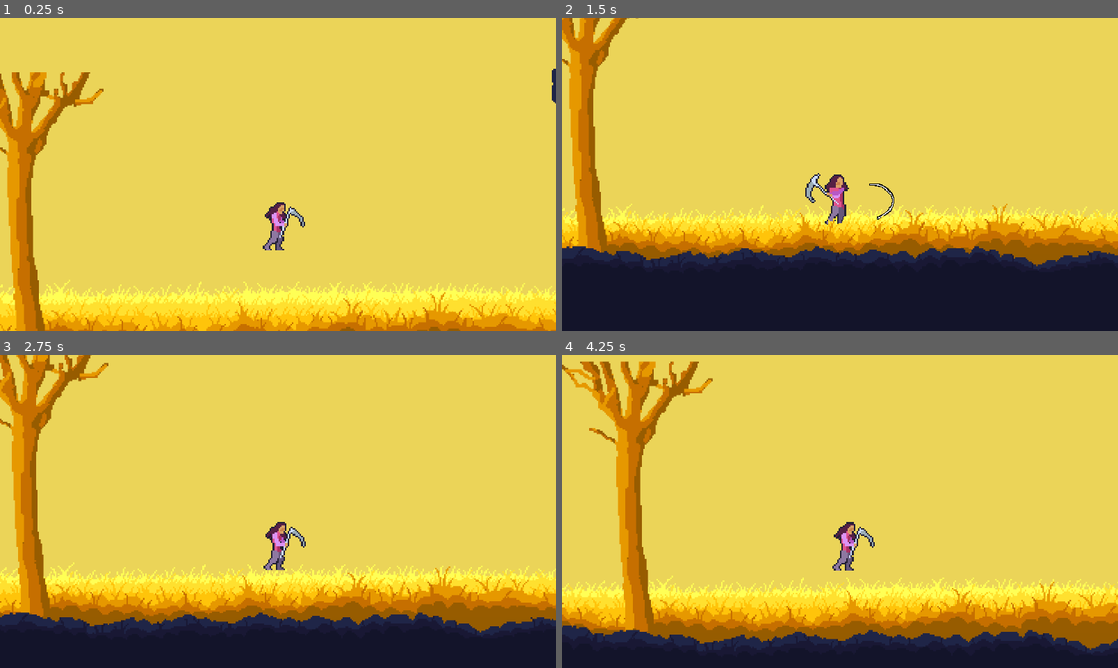
Above: before the commit, frames 1-4 (two rows, left to right).
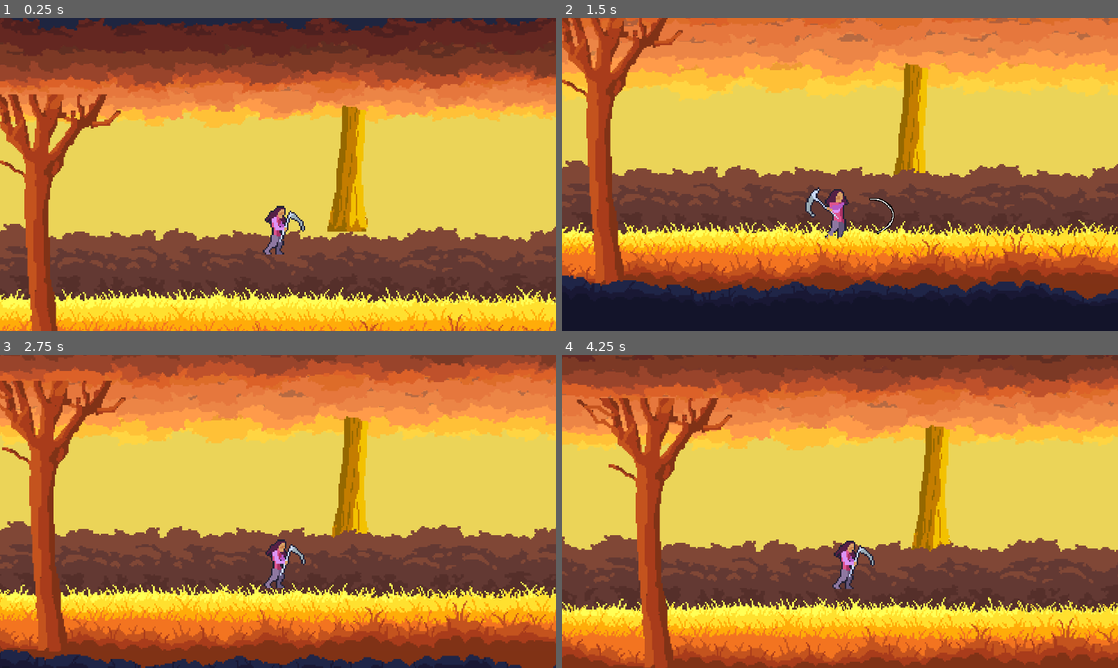
Above: after the commit, the same moments.

Repository: LordRevan36/software_development_platformer
Game: Godot game, scene res://main.tscn
Two runs of this game, one before a commit and one after it. Both use one fixed random seed, a clock stepped at 60 frames per second and the inputs below.
Inputs:
- Up to frame 1 (0.25 s): no input
- Up to frame 2 (1.5 s): hold E (FlipRight) from 0.53 s (still down); tap Z (Attack 1) at 0.6, 1.35 s; tap W (Up) at 0.77 s
- Up to frame 3 (2.75 s): tap W (Up) at 1.52 s; release E (FlipRight) at 2.03 s; hold Q (FlipLeft) from 2.03 s (still down); tap Z (Attack 1) at 2.1 s
- Up to frame 4 (4.25 s): release Q (FlipLeft) at 2.78 s; hold E (FlipRight) from 2.78 s (still down); tap Z (Attack 1) at 2.85, 3.6 s; tap W (Up) at 3.02, 3.77 s

The runs differ from the first frame. In frame 1, 64% of the frame differs, in the area x 0-100%, y 0-100%; in frame 2, 63%; in frame 3, 72%; in frame 4, 72%.

Commit message:
parallax pushing
pushing parallax to its limits to try and create a 3d canopy. i used whatever assets i had on hand so its not perfect, but it gets across the gist of the effect.

Diff:
--- a/software-development-platformer/Player/player.tscn
+++ b/software-development-platformer/Player/player.tscn
@@ -144,10 +144,6 @@
 atlas = ExtResource("2_gwnis")
 region = Rect2(0, 1344, 224, 224)
 
-[sub_resource type="AtlasTexture" id="AtlasTexture_pisgm"]
-atlas = ExtResource("2_gwnis")
-region = Rect2(0, 0, 224, 224)
-
 [sub_resource type="AtlasTexture" id="AtlasTexture_maysp"]
 atlas = ExtResource("2_gwnis")
 region = Rect2(1120, 672, 224, 224)
@@ -294,28 +290,28 @@
 "speed": 6.0
 }, {
 "frames": [{
-"duration": 1.0,
+"duration": 1.33,
 "texture": SubResource("AtlasTexture_i4o1l")
 }, {
-"duration": 1.0,
+"duration": 1.33,
 "texture": SubResource("AtlasTexture_j2n6q")
 }, {
-"duration": 1.0,
+"duration": 1.33,
 "texture": SubResource("AtlasTexture_c6x0f")
 }, {
-"duration": 1.0,
+"duration": 1.33,
 "texture": SubResource("AtlasTexture_jp1hh")
 }, {
-"duration": 1.0,
+"duration": 1.33,
 "texture": SubResource("AtlasTexture_qs4pp")
 }, {
-"duration": 1.0,
+"duration": 1.33,
 "texture": SubResource("AtlasTexture_iyprq")
 }, {
-"duration": 1.0,
+"duration": 1.33,
 "texture": SubResource("AtlasTexture_f4lon")
 }, {
-"duration": 1.0,
+"duration": 1.33,
 "texture": SubResource("AtlasTexture_8ynux")
 }],
 "loop": false,
@@ -343,11 +339,8 @@
 "duration": 1.0,
 "texture": SubResource("AtlasTexture_dkpta")
 }, {
-"duration": 1.0,
+"duration": 4.0,
 "texture": SubResource("AtlasTexture_lfmf2")
-}, {
-"duration": 1.0,
-"texture": SubResource("AtlasTexture_pisgm")
 }],
 "loop": false,
 "name": &"jump",
--- a/software-development-platformer/camera.gd
+++ b/software-development-platformer/camera.gd
@@ -10,4 +10,4 @@
 
 # Called every frame. 'delta' is the elapsed time since the previous frame.
 func _process(delta: float) -> void:
-	offset = offset.lerp(player.velocity/1.5+Vector2(0,-50), delta * lerp_speed)
+	offset = offset.lerp(player.velocity/1.5+Vector2(0,-100), delta * lerp_speed)
--- a/software-development-platformer/main.tscn
+++ b/software-development-platformer/main.tscn
@@ -1,5 +1,6 @@
-[gd_scene load_steps=9 format=3 uid="uid://0innvfg1noyr"]
-
+[gd_scene load_steps=10 format=3 uid="uid://0innvfg1noyr"]
+
+[ext_resource type="Texture2D" uid="uid://ctk8ibr44c642" path="res://Assets/Forest/Bush.png" id="1_5vw27"]
 [ext_resource type="PackedScene" uid="uid://cy1vyx88wgg4v" path="res://Player/player.tscn" id="1_bo1nx"]
 [ext_resource type="PackedScene" uid="uid://c6lcnacw8vw5s" path="res://platform.tscn" id="2_8gbba"]
 [ext_resource type="Script" uid="uid://do5bugkt41qkv" path="res://camera.gd" id="2_jjvhh"]
@@ -15,18 +16,130 @@
 
 [node name="BackParallax" type="Node2D" parent="."]
 
-[node name="BackMidground" type="Parallax2D" parent="BackParallax"]
+[node name="Background" type="Node2D" parent="BackParallax"]
+
+[node name="Parallax2d" type="Parallax2D" parent="BackParallax/Background"]
+scroll_scale = Vector2(0.3, 0.3)
+scroll_offset = Vector2(-5, 192)
+repeat_size = Vector2(2560, 0)
+repeat_times = 3
+
+[node name="Canopy" type="Sprite2D" parent="BackParallax/Background/Parallax2d"]
+modulate = Color(3.1915548, 2.999711, 1.2243794, 1)
+position = Vector2(-192, -145)
+scale = Vector2(-1, -1)
+texture = ExtResource("1_5vw27")
+
+[node name="Background2" type="Node2D" parent="BackParallax"]
+
+[node name="Parallax2d" type="Parallax2D" parent="BackParallax/Background2"]
+scroll_scale = Vector2(0.5, 0.5)
+scroll_offset = Vector2(-5, 192)
+repeat_size = Vector2(2560, 0)
+repeat_times = 3
+
+[node name="Canopy" type="Sprite2D" parent="BackParallax/Background2/Parallax2d"]
+modulate = Color(2.4092994, 2.7214386, 1.0234013, 1)
+position = Vector2(-248, -251)
+scale = Vector2(1, -1)
+texture = ExtResource("1_5vw27")
+
+[node name="Tree" type="Sprite2D" parent="BackParallax/Background2/Parallax2d"]
+modulate = Color(7.846067, 5.2258167, 0, 1)
+position = Vector2(1129, -341)
+scale = Vector2(-1, 1)
+texture = ExtResource("5_7mycd")
+
+[node name="Tree2" type="Sprite2D" parent="BackParallax/Background2/Parallax2d"]
+modulate = Color(7.846067, 5.2258167, 0, 1)
+position = Vector2(-1092, -308)
+texture = ExtResource("5_7mycd")
+
+[node name="Background3" type="Node2D" parent="BackParallax"]
+
+[node name="Parallax2d" type="Parallax2D" parent="BackParallax/Background3"]
+scroll_scale = Vector2(0.6, 0.6)
+scroll_offset = Vector2(-5, 192)
+repeat_size = Vector2(2560, 0)
+repeat_times = 3
+
+[node name="Canopy" type="Sprite2D" parent="BackParallax/Background3/Parallax2d"]
+modulate = Color(2.0418396, 2.1792493, 1.3619889, 1)
+position = Vector2(-88, -331)
+scale = Vector2(-1, -1)
+texture = ExtResource("1_5vw27")
+
+[node name="Background4" type="Node2D" parent="BackParallax"]
+
+[node name="Parallax2d" type="Parallax2D" parent="BackParallax/Background4"]
+scroll_scale = Vector2(0.7, 0.7)
+scroll_offset = Vector2(-5, 192)
+repeat_size = Vector2(2560, 0)
+repeat_times = 3
+
+[node name="Canopy" type="Sprite2D" parent="BackParallax/Background4/Parallax2d"]
+modulate = Color(1.8427947, 1.8695909, 1.2912447, 1)
+position = Vector2(-242, -410)
+scale = Vector2(1, -1)
+texture = ExtResource("1_5vw27")
+
+[node name="Background5" type="Node2D" parent="BackParallax"]
+
+[node name="Parallax2d" type="Parallax2D" parent="BackParallax/Background5"]
+scroll_scale = Vector2(0.8, 0.8)
+scroll_offset = Vector2(-5, 192)
+repeat_size = Vector2(2560, 0)
+repeat_times = 3
+
+[node name="Canopy" type="Sprite2D" parent="BackParallax/Background5/Parallax2d"]
+modulate = Color(1.7919996, 1.6732408, 1.1290661, 1)
+position = Vector2(-134, -496)
+scale = Vector2(-1, -1)
+texture = ExtResource("1_5vw27")
+
+[node name="Bushes" type="Node2D" parent="BackParallax"]
+
+[node name="Parallax2d" type="Parallax2D" parent="BackParallax/Bushes"]
+scroll_scale = Vector2(0.9, 0.9)
+scroll_offset = Vector2(-5, 192)
+repeat_size = Vector2(2560, 0)
+repeat_times = 3
+
+[node name="Bushes" type="Sprite2D" parent="BackParallax/Bushes/Parallax2d"]
+position = Vector2(-1142, 111)
+texture = ExtResource("1_5vw27")
+
+[node name="BushBottom" type="ColorRect" parent="BackParallax/Bushes/Parallax2d"]
+offset_left = -1305.0
+offset_top = 233.00002
+offset_right = 1238.0
+offset_bottom = 292.0
+scale = Vector2(1.6800048, 9.080003)
+color = Color(0.33333334, 0.18431373, 0.16862746, 1)
+metadata/_edit_use_anchors_ = true
+
+[node name="Canopy" type="Sprite2D" parent="BackParallax/Bushes/Parallax2d"]
+modulate = Color(1.7289262, 1.5196562, 0.7654416, 1)
+position = Vector2(-308, -584)
+scale = Vector2(1, -1)
+texture = ExtResource("1_5vw27")
+
+[node name="BackMidground" type="Node2D" parent="BackParallax"]
+position = Vector2(-6, 10)
+
+[node name="BackMidground" type="Parallax2D" parent="BackParallax/BackMidground"]
 scroll_scale = Vector2(0.95, 0.95)
-scroll_offset = Vector2(1, 18)
-repeat_size = Vector2(2560, 0)
-repeat_times = 3
-
-[node name="Sprite2D" type="Sprite2D" parent="BackParallax/BackMidground"]
+scroll_offset = Vector2(0, 14)
+repeat_size = Vector2(2560, 0)
+repeat_times = 3
+
+[node name="Grass" type="Sprite2D" parent="BackParallax/BackMidground/BackMidground"]
 modulate = Color(3.6413581, 2.464391, 0.89682823, 1)
 position = Vector2(-1140, -104)
+scale = Vector2(-1, 1)
 texture = ExtResource("4_272bh")
 
-[node name="ColorRect2" type="ColorRect" parent="BackParallax/BackMidground"]
+[node name="GrassBottom" type="ColorRect" parent="BackParallax/BackMidground/BackMidground"]
 offset_left = -1321.0
 offset_top = 306.0
 offset_right = 1222.0
@@ -34,6 +147,12 @@
 scale = Vector2(1.6800048, 9.080003)
 color = Color(1, 1, 0.33333334, 1)
 metadata/_edit_use_anchors_ = true
+
+[node name="Canopy" type="Sprite2D" parent="BackParallax/BackMidground/BackMidground"]
+modulate = Color(1.7210789, 1.3615835, 0.7426006, 1)
+position = Vector2(-449, -446)
+scale = Vector2(-1, -1)
+texture = ExtResource("1_5vw27")
 
 [node name="Player" parent="." instance=ExtResource("1_bo1nx")]
 
@@ -47,17 +166,19 @@
 
 [node name="FrontParallax" type="Node2D" parent="."]
 
-[node name="BackMidground" type="Parallax2D" parent="FrontParallax"]
+[node name="Main Layer" type="Node2D" parent="FrontParallax"]
+
+[node name="Main Layer" type="Parallax2D" parent="FrontParallax/Main Layer"]
 scroll_offset = Vector2(-2156, 23)
 repeat_size = Vector2(2560, 0)
 repeat_times = 3
 
-[node name="Sprite2D" type="Sprite2D" parent="FrontParallax/BackMidground"]
+[node name="Grass" type="Sprite2D" parent="FrontParallax/Main Layer/Main Layer"]
 modulate = Color(1.3285676, 0.9534372, 0.4952448, 1)
 position = Vector2(-1140, -116)
 texture = ExtResource("4_272bh")
 
-[node name="ColorRect2" type="ColorRect" parent="FrontParallax/BackMidground"]
+[node name="BottomGrass" type="ColorRect" parent="FrontParallax/Main Layer/Main Layer"]
 offset_left = -1321.0
 offset_top = 294.0
 offset_right = 1222.0
@@ -66,67 +187,126 @@
 color = Color(1, 0.8784314, 0.1882353, 1)
 metadata/_edit_use_anchors_ = true
 
-[node name="BackMidground2" type="Parallax2D" parent="FrontParallax"]
+[node name="Canopy" type="Sprite2D" parent="FrontParallax/Main Layer/Main Layer"]
+modulate = Color(1.4957577, 1.1363391, 0.7985637, 1)
+position = Vector2(-527, -487)
+scale = Vector2(1, -1)
+texture = ExtResource("1_5vw27")
+
+[node name="Midground2" type="Node2D" parent="FrontParallax"]
+position = Vector2(1825, 26)
+
+[node name="Midground2" type="Parallax2D" parent="FrontParallax/Midground2"]
+scale = Vector2(-1, 1)
 scroll_scale = Vector2(1.05, 1.05)
-scroll_offset = Vector2(-1825, 26)
-repeat_size = Vector2(2560, 0)
-repeat_times = 3
-
-[node name="Sprite2D" type="Sprite2D" parent="FrontParallax/BackMidground2"]
-modulate = Color(1.1146151, 0.8355388, 0.10425563, 1)
+repeat_size = Vector2(2560, 0)
+repeat_times = 3
+
+[node name="Grass" type="Sprite2D" parent="FrontParallax/Midground2/Midground2"]
+modulate = Color(1.114582, 0.7333345, 0.10142933, 1)
 position = Vector2(-1140, -116)
 texture = ExtResource("4_272bh")
 
-[node name="ColorRect2" type="ColorRect" parent="FrontParallax/BackMidground2"]
+[node name="BottomGrass" type="ColorRect" parent="FrontParallax/Midground2/Midground2"]
 offset_left = -1321.0
 offset_top = 294.0
 offset_right = 1222.0
 offset_bottom = 353.0
 scale = Vector2(1.6800048, 9.080003)
-color = Color(1, 0.76862746, 0.039215688, 1)
-metadata/_edit_use_anchors_ = true
-
-[node name="Midground" type="Parallax2D" parent="FrontParallax"]
+color = Color(1, 0.6745098, 0.039215688, 1)
+metadata/_edit_use_anchors_ = true
+
+[node name="Canopy" type="Sprite2D" parent="FrontParallax/Midground2/Midground2"]
+modulate = Color(1.1958618, 0.9512316, 0.80435854, 1)
+position = Vector2(-208, -528)
+scale = Vector2(1, -1)
+texture = ExtResource("1_5vw27")
+
+[node name="Midground3" type="Node2D" parent="FrontParallax"]
+position = Vector2(1600, 31)
+
+[node name="Midground3" type="Parallax2D" parent="FrontParallax/Midground3"]
 scroll_scale = Vector2(1.1, 1.1)
-scroll_offset = Vector2(0, 9)
-repeat_size = Vector2(2560, 0)
-repeat_times = 3
-
-[node name="Sprite2D" type="Sprite2D" parent="FrontParallax/Midground"]
-modulate = Color(7.9196444, 4.613426, 0.00014847389, 1)
+repeat_size = Vector2(2560, 0)
+repeat_times = 3
+
+[node name="Grass" type="Sprite2D" parent="FrontParallax/Midground3/Midground3"]
+modulate = Color(0.9705997, 0.49511433, 0.33469236, 1)
+position = Vector2(-1140, -116)
+texture = ExtResource("4_272bh")
+
+[node name="BottomGrass" type="ColorRect" parent="FrontParallax/Midground3/Midground3"]
+offset_left = -1321.0
+offset_top = 294.0
+offset_right = 1222.0
+offset_bottom = 353.0
+scale = Vector2(1.6800048, 9.080003)
+color = Color(0.9529412, 0.45490196, 0.1254902, 1)
+metadata/_edit_use_anchors_ = true
+
+[node name="Canopy" type="Sprite2D" parent="FrontParallax/Midground3/Midground3"]
+modulate = Color(0.9679722, 0.80613583, 0.67854196, 1)
+position = Vector2(-701, -585)
+scale = Vector2(1, -1)
+texture = ExtResource("1_5vw27")
+
+[node name="FrontMidground" type="Node2D" parent="FrontParallax"]
+position = Vector2(0, 25)
+
+[node name="Midground" type="Parallax2D" parent="FrontParallax/FrontMidground"]
+scroll_scale = Vector2(1.15, 1.15)
+repeat_size = Vector2(2560, 0)
+repeat_times = 3
+
+[node name="BushyGrass" type="Sprite2D" parent="FrontParallax/FrontMidground/Midground"]
+modulate = Color(6.7469997, 2.50044, 0.5246181, 1)
 position = Vector2(-1139, -31)
 texture = ExtResource("3_8gbba")
 
-[node name="ColorRect2" type="ColorRect" parent="FrontParallax/Midground"]
+[node name="BottomGrass" type="ColorRect" parent="FrontParallax/FrontMidground/Midground"]
 offset_left = -1321.0
 offset_top = 328.0
 offset_right = 1222.0
 offset_bottom = 387.0
 scale = Vector2(1.6800048, 9.080003)
-color = Color(0.5882353, 0.36078432, 0, 1)
-metadata/_edit_use_anchors_ = true
-
-[node name="Foreground" type="Parallax2D" parent="FrontParallax"]
-scroll_scale = Vector2(1.25, 1.25)
-scroll_offset = Vector2(0, -29)
-repeat_size = Vector2(2560, 0)
-repeat_times = 3
-
-[node name="ColorRect" type="ColorRect" parent="FrontParallax/Foreground"]
+color = Color(0.5019608, 0.19607843, 0.08235294, 1)
+metadata/_edit_use_anchors_ = true
+
+[node name="Canopy" type="Sprite2D" parent="FrontParallax/FrontMidground/Midground"]
+modulate = Color(0.78426254, 0.55712736, 0.61496365, 1)
+position = Vector2(-306, -662)
+scale = Vector2(-1, -1)
+texture = ExtResource("1_5vw27")
+
+[node name="Foreground" type="Node2D" parent="FrontParallax"]
+position = Vector2(-2, -50)
+
+[node name="Foreground" type="Parallax2D" parent="FrontParallax/Foreground"]
+scroll_scale = Vector2(1.4, 1.4)
+repeat_size = Vector2(2560, 0)
+repeat_times = 3
+
+[node name="ColorRect" type="ColorRect" parent="FrontParallax/Foreground/Foreground"]
 offset_left = -1266.0
 offset_top = 359.0
 offset_right = 1298.0
 offset_bottom = 892.0
 color = Color(0.07450981, 0.078431375, 0.16470589, 1)
 
-[node name="Ground" type="Sprite2D" parent="FrontParallax/Foreground"]
+[node name="Ground" type="Sprite2D" parent="FrontParallax/Foreground/Foreground"]
 position = Vector2(-3, -176)
 texture = ExtResource("6_272bh")
 
-[node name="Tree" type="Sprite2D" parent="FrontParallax/Foreground"]
+[node name="Tree" type="Sprite2D" parent="FrontParallax/Foreground/Foreground"]
 position = Vector2(375, -175)
 texture = ExtResource("5_7mycd")
 
+[node name="Canopy" type="Sprite2D" parent="FrontParallax/Foreground/Foreground"]
+modulate = Color(0.23154116, 0.52167636, 1.1873763, 1)
+position = Vector2(-692, -809)
+scale = Vector2(1, -1)
+texture = ExtResource("1_5vw27")
+
 [node name="StaticBody2D" type="StaticBody2D" parent="."]
 position = Vector2(0, 12)
 
Binary file added: software-development-platformer/Assets/Forest/Bush.png
Not shown, added: software-development-platformer/Assets/Forest/Bush.png.import
Not shown: 1 places in software-development-platformer/Player/player.tscn that only renumber resources
